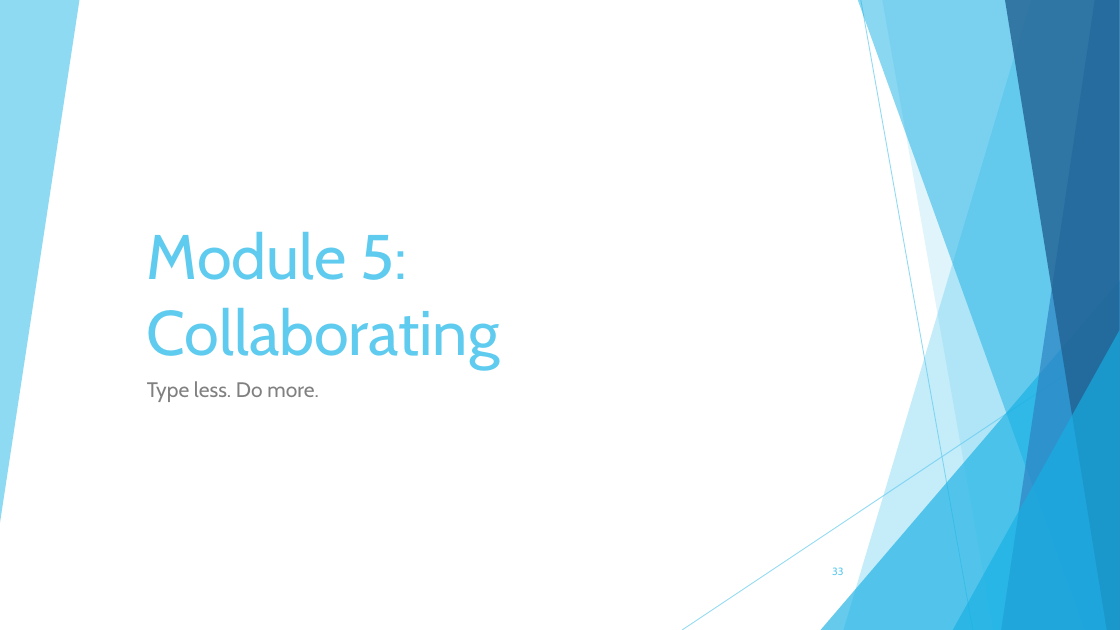
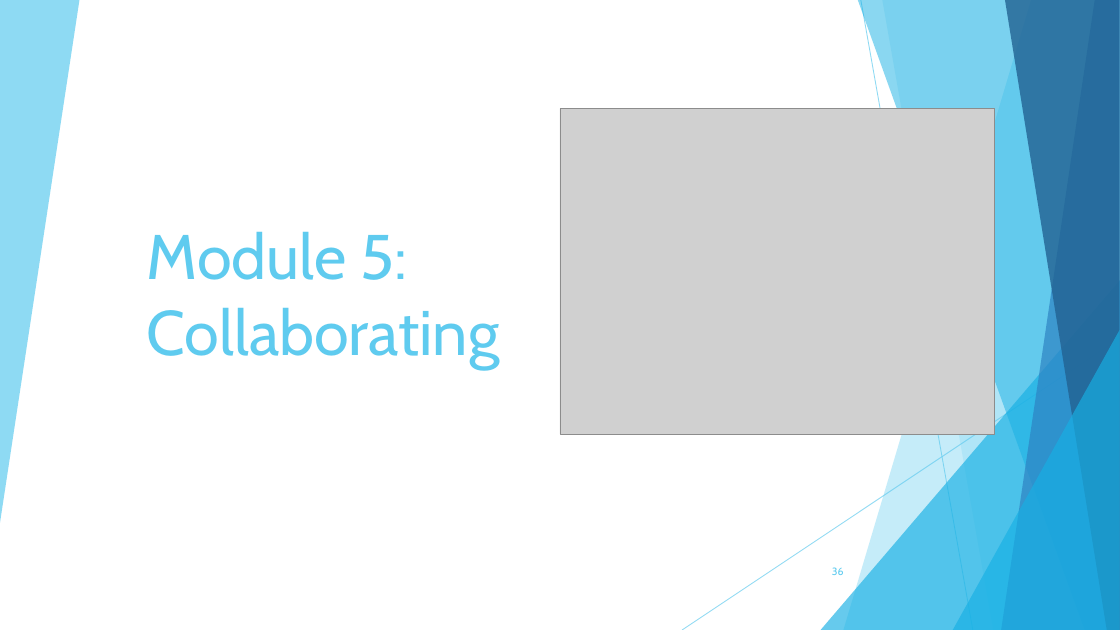
Before and after one commit to TechplexEngineer/GitCheatSheet, a slide deck: slide 36 of ppt/Getting started with GIT.pptx (slide 33 before the commit). Drawn at 1120x630 pixels with LibreOffice and Linux fonts; fonts in the diff are those of the drawing; grey boxes stand for pictures. Boxes give left, top, right and bottom in pixels: in the first picture for what was removed or moved away, otherwise in the second. Text is boxed around its words. In the diff, an @@ line names an element or a change of style, - is before the commit and + after.

```diff
--- a/ppt/Getting started with GIT.pptx
+++ b/ppt/Getting started with GIT.pptx
@@ picture added at [560, 108, 995, 434] @@
@@ subtitle removed at [147, 381, 318, 402] @@
-Type less. Do more.
@@ page number at [832, 567, 844, 575]: text changed @@
-33
+36
```
Also in this commit, not shown: 20 other slides changed, 4 slides added, 3 other files.
